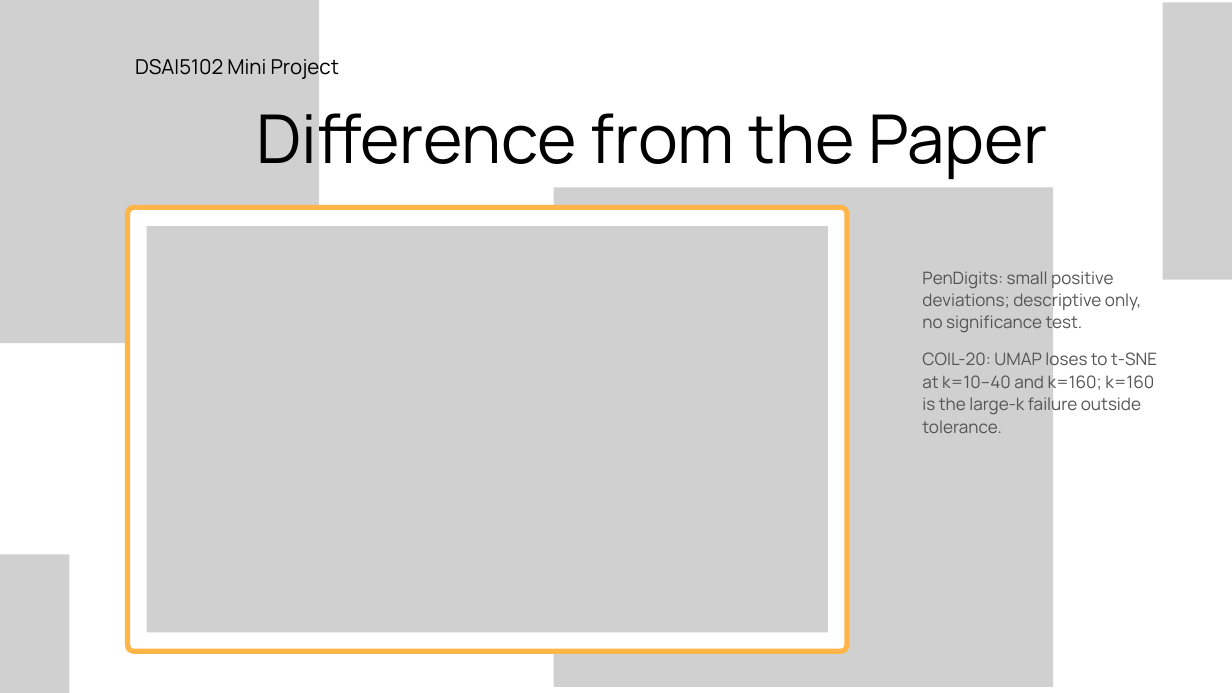
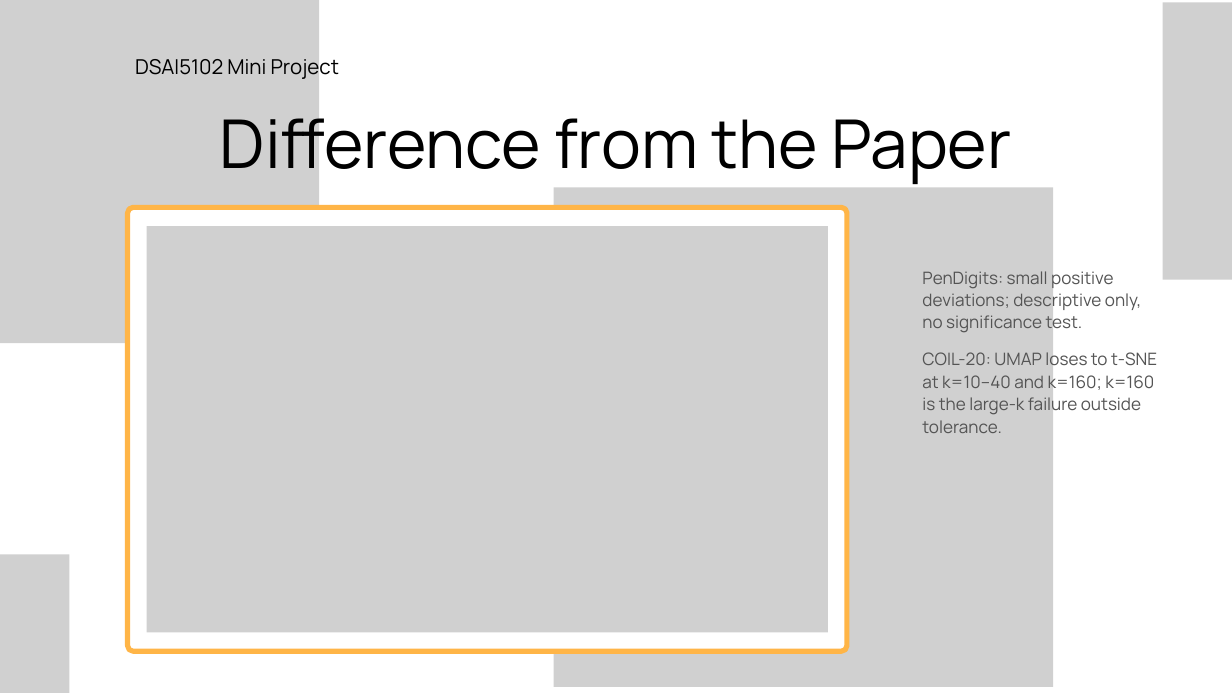
Before and after one commit to PKLgames/dsai5102MiniProject, a slide deck: slide 6 of slides/DSAI5102_Group16_Slides.pptx. Drawn at 1232x693 pixels with LibreOffice and Linux fonts; fonts in the diff are those of the drawing; grey boxes stand for pictures. Boxes give left, top, right and bottom in pixels: in the first picture for what was removed or moved away, otherwise in the second. Text is boxed around its words. In the diff, an @@ line names an element or a change of style, - is before the commit and + after.

```diff
--- a/slides/DSAI5102_Group16_Slides.pptx
+++ b/slides/DSAI5102_Group16_Slides.pptx
@@ text "Difference from the Paper": place and size @@
-text "Difference from the Paper" at box(256, 101, 1048, 181)
+text "Difference from the Paper" at box(220, 106, 1012, 186)
```
Also in this commit, not shown: 5 other slides changed, 1 other file.
